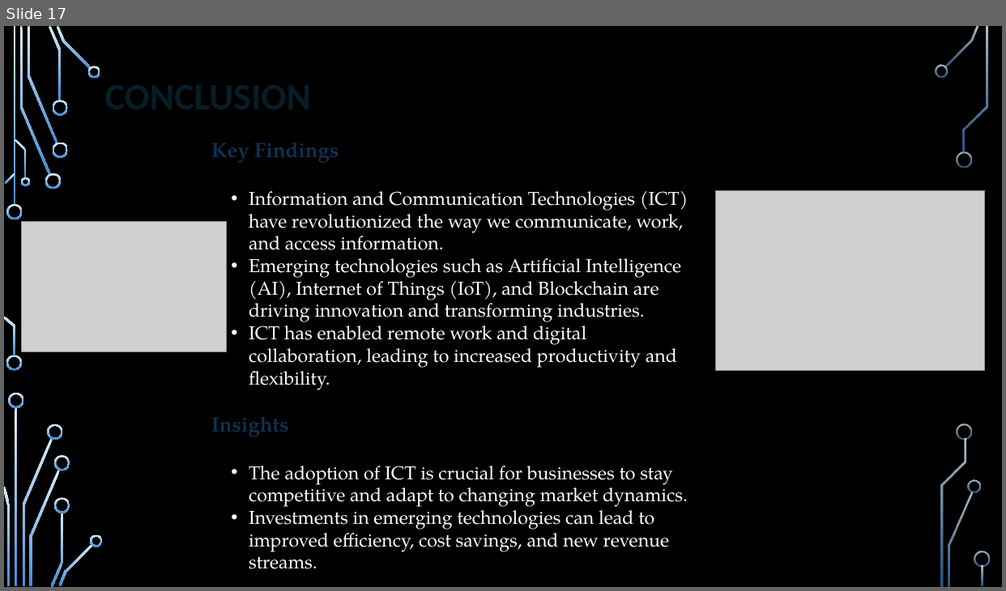
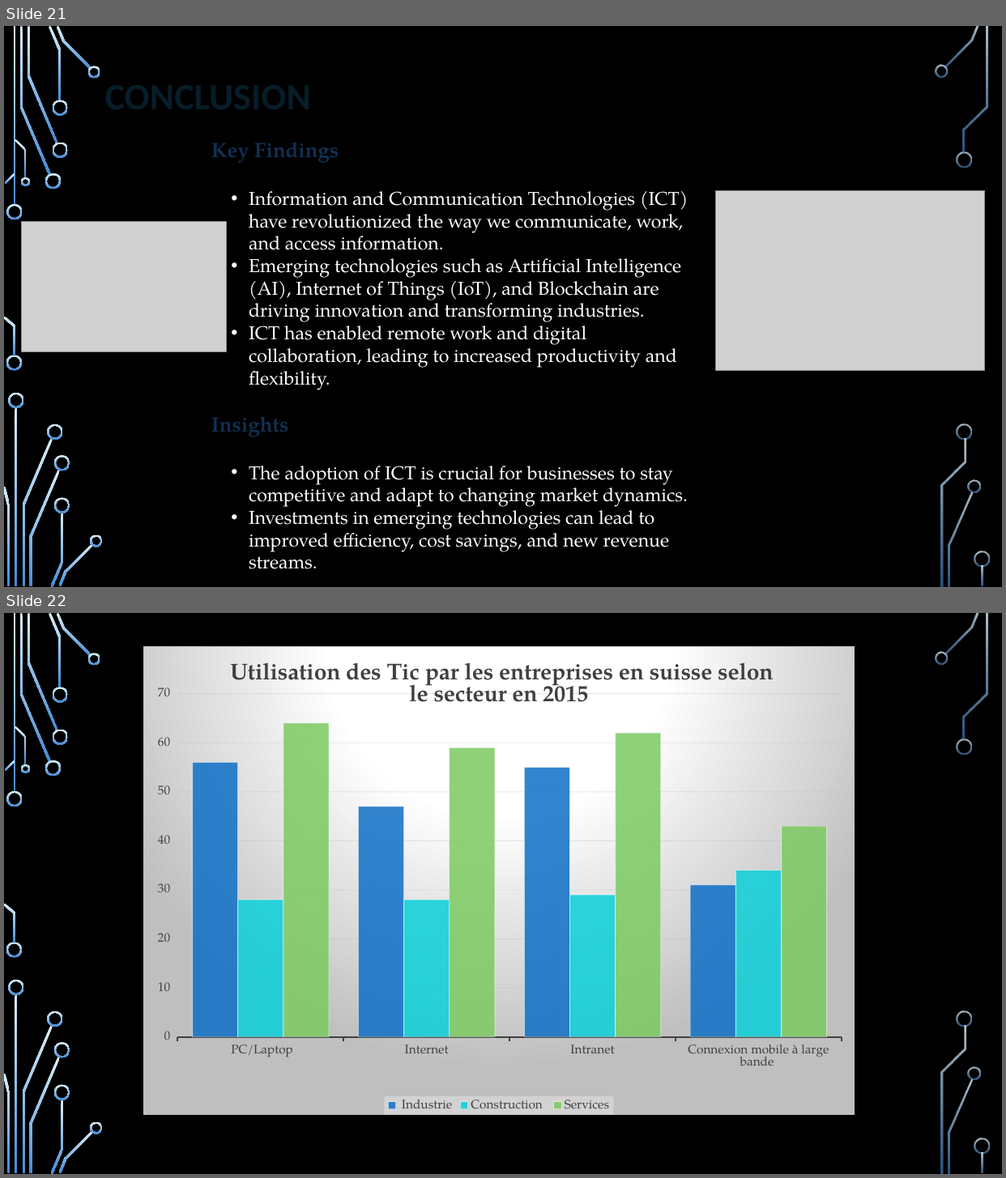
Before and after one commit to mehdi628/exam_tic, a slide deck: TIC (3).pptm. Shown one above the other, each under a label of ours: slide 17 before the commit, slides 21 and 22 after it. The pictures are 1006x591 and 1006x1178 pixels, drawn with LibreOffice and Linux fonts; fonts in the diff are those of the drawing; grey boxes stand for pictures; background and template pictures are left out. Boxes give left, top, right and bottom in pixels: in the first picture for what was removed or moved away, otherwise in the second. Text is boxed around its words. In the diff, an @@ line names an element or a change of style, - is before the commit and + after.

```diff
--- a/TIC (3).pptm
+++ b/TIC (3).pptm
@@ slide 22 added at <box>4,613,1002,1174</box>, background picture (left out); not listed: 36 template elements that a slide beside it also shows @@
@@ column chart added at <box>143,646,854,1115</box> @@
+title " Utilisation des Tic par les entreprises en suisse selon le secteur en 2015 "
+categories:  PC/Laptop, Internet, Intranet, Connexion mobile à large bande 
+ Industrie: 56, 47, 55, 31
+Construction : 28, 28, 29, 34
+Services: 64, 59, 62, 43
@@ what was slide 17 is now slide 21 @@
```
Also in this commit, not shown: 8 slides changed, 5 other slides added.
